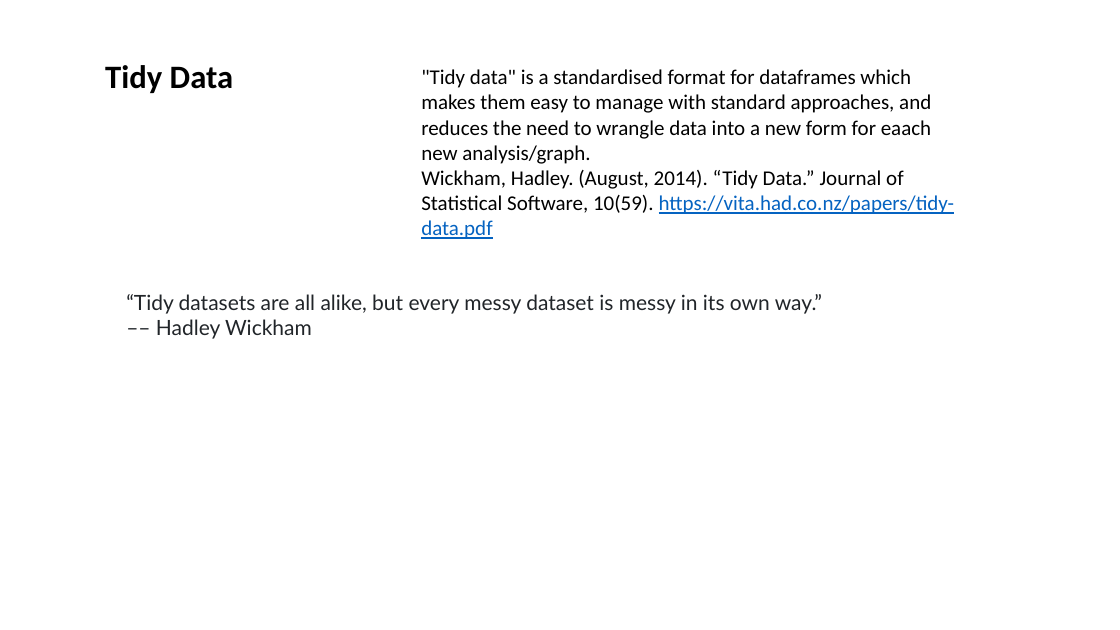
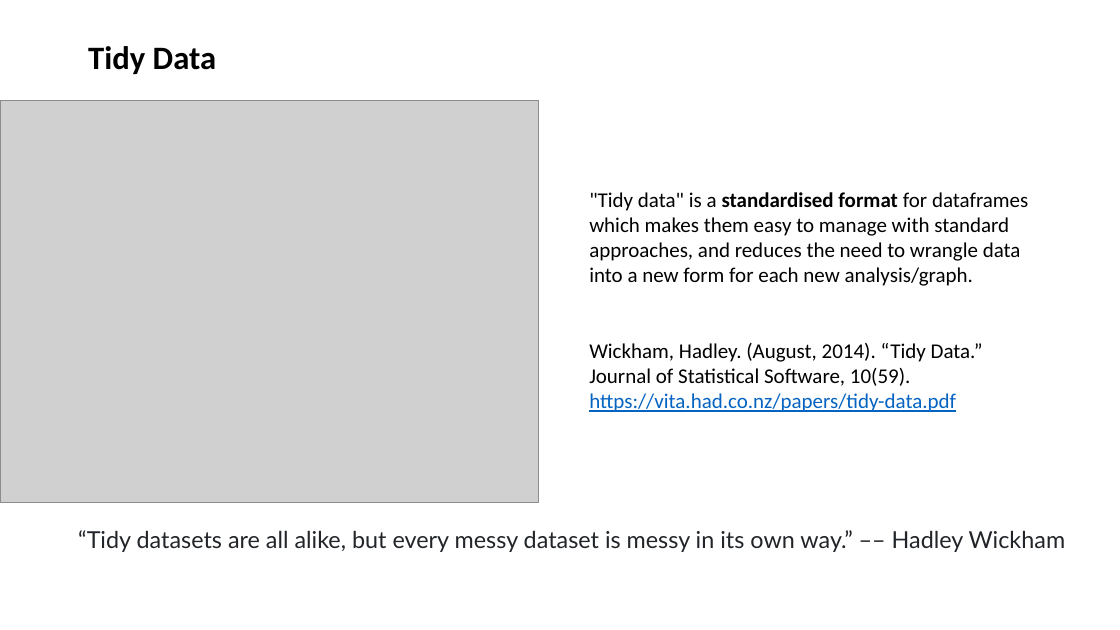
Before and after one commit to nicksavill/DEB_development, a slide deck: slide 1 of Week_2/TIdy_data.pptx. Drawn at 1120x630 pixels with LibreOffice and Linux fonts; fonts in the diff are those of the drawing; grey boxes stand for pictures. Boxes give left, top, right and bottom in pixels: in the first picture for what was removed or moved away, otherwise in the second. Text is boxed around its words. In the diff, an @@ line names an element or a change of style, - is before the commit and + after.

```diff
--- a/Week_2/TIdy_data.pptx
+++ b/Week_2/TIdy_data.pptx
@@ text "Tidy Data": place and size @@
-text "Tidy Data" at box(105, 65, 233, 93)
+text "Tidy Data" at box(88, 46, 216, 74)
@@ picture added at box(0, 100, 539, 502) @@
@@ text ""Tidy data" is a standardised ...": place and size @@
-text ""Tidy data" is a standardised ..." at box(421, 69, 954, 239)
+text ""Tidy data" is a standardised ..." at box(589, 192, 1028, 412)
@@ text at box(589, 192, 1028, 286): text changed @@
-"Tidy data" is a standardised format for dataframes which makes them easy to manage with standard approaches, and reduces the need to wrangle data into a new form for eaach new analysis/graph.
+"Tidy data" is a standardised format for dataframes which makes them easy to manage with standard approaches, and reduces the need to wrangle data into a new form for each new analysis/graph.
@@ text "“Tidy datasets are all alike, ...": place and size @@
-text "“Tidy datasets are all alike, ..." at box(126, 294, 822, 339)
+text "“Tidy datasets are all alike, ..." at box(78, 530, 1066, 552)
@@ text "“Tidy datasets are all alike, ..." at box(78, 530, 1066, 552): size 18 to 20 pt @@
```
Also in this commit, not shown: 3 other slides changed, 7 slides added, 13 other files.
